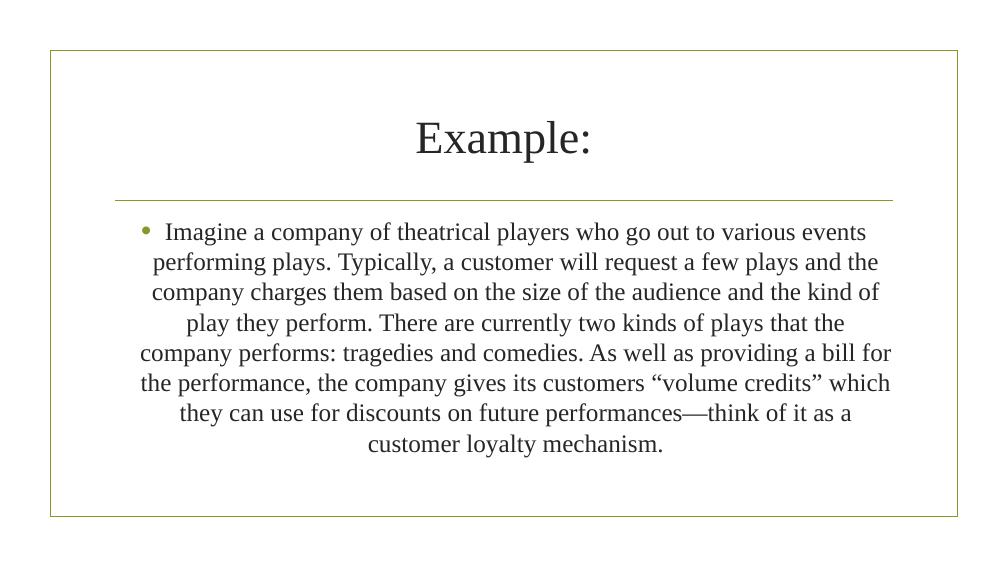
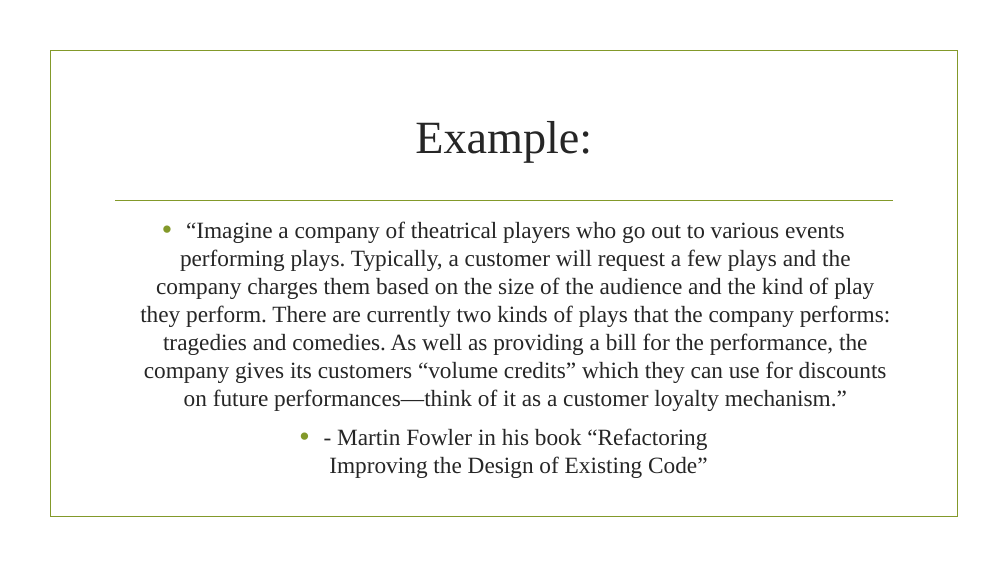
Before and after one commit to slaven2910/IU_DINGER, a slide deck: slide 9 of Informatik/Refactoring_Slaven_Mlinaric - v2 [Autosaved].pptx. Drawn at 1008x567 pixels with LibreOffice and Linux fonts; fonts in the diff are those of the drawing; background and template pictures are left out. Boxes give left, top, right and bottom in pixels: in the first picture for what was removed or moved away, otherwise in the second. Text is boxed around its words. In the diff, an @@ line names an element or a change of style, - is before the commit and + after.

Commit message:
Changes to the presentation.

```diff
--- a/Informatik/Refactoring_Slaven_Mlinaric - v2 [Autosaved].pptx
+++ b/Informatik/Refactoring_Slaven_Mlinaric - v2 [Autosaved].pptx
@@ text at [140,221,890,478]: text changed; size 24 to 22.2 pt @@
-• Imagine a company of theatrical players who go out to various events performing plays. Typically, a customer will request a few plays and the company charges them based on the size of the audience and the kind of play they perform. There are currently two kinds of plays that the company performs: tragedies and comedies. As well as providing a bill for the performance, the company gives its customers “volume credits” which they can use for discounts on future performances—think of it as a customer loyalty mechanism.
+• “Imagine a company of theatrical players who go out to various events performing plays. Typically, a customer will request a few plays and the company charges them based on the size of the audience and the kind of play they perform. There are currently two kinds of plays that the company performs: tragedies and comedies. As well as providing a bill for the performance, the company gives its customers “volume credits” which they can use for discounts on future performances—think of it as a customer loyalty mechanism.”
+• - Martin Fowler in his book “Refactoring
+  Improving the Design of Existing Code”
```
Also in this commit, not shown: 5 other slides changed, 3 slides added, 3 slides removed, 3 other files.
